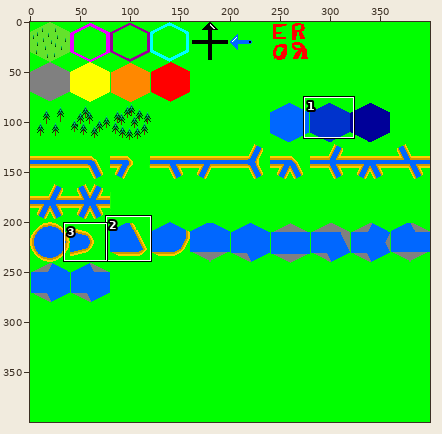
Sprite sheet: Media/HexSprites.png. The first picture is a wide view before the edit; the outline marks the close-up.
Close-up. Before:
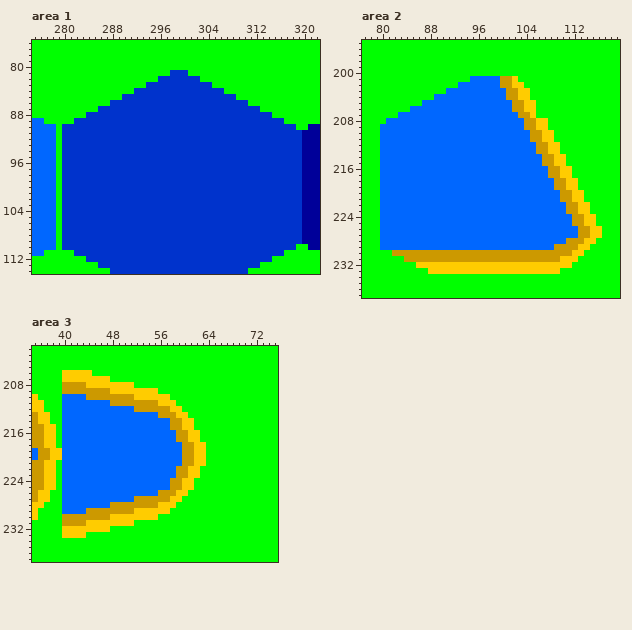
The file is 400x400 pixels. Colours within 5 levels of each other are drawn and written as one. Shown: area 1: x 275..322, y 76..114; area 2: x 77..119, y 195..237; area 3: x 35..75, y 202..237. The commit also changed other parts of the picture, which this record leaves out.
After:
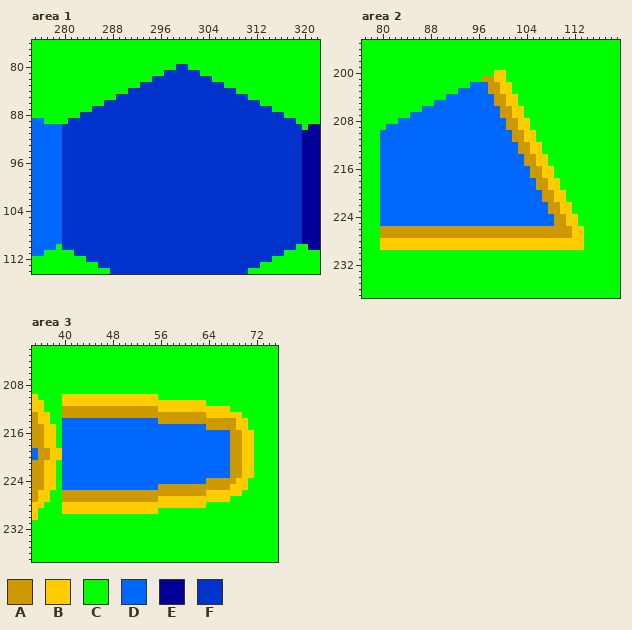
Palette (. is transparent): A #cc9900  B #ffcc00  C #00ff00  D #0067ff  E #000099  F #0033cc
From old to new:
Changed rows in their new state; - is an unchanged pixel.
Area 1:
first column x 279:
 80 --------------------FF-------------------
 81 ------------------F---FF-----------------
 82 ----------------F-------FF---------------
 83 --------------F-----------FF-------------
 84 ------------F---------------FF-----------
 85 ----------F-------------------FF---------
 86 --------F-----------------------FF-------
 87 ------F---------------------------FF-----
 88 ----F-------------------------------FF---
 89 --F-----------------------------------FF-
 90 D---------------------------------------F
 91 D----------------------------------------
 92 D----------------------------------------
 93 D----------------------------------------
 94 D----------------------------------------
 95 D----------------------------------------
 96 D----------------------------------------
 97 D----------------------------------------
 98 D----------------------------------------
 99 D----------------------------------------
100 D----------------------------------------
101 D----------------------------------------
102 D----------------------------------------
103 D----------------------------------------
104 D----------------------------------------
105 D----------------------------------------
106 D----------------------------------------
107 D----------------------------------------
108 D----------------------------------------
109 D----------------------------------------
Area 2:
first column x 80:
200 -------------------BB----------------
201 ---------------CCAABBCC--------------
202 -------------CC---AABBCC-------------
203 -----------CC-----AABBCCC------------
204 ---------CC--------AABBCC------------
205 -------CC----------AABBCCC-----------
206 -----CC-------------AABBCC-----------
207 ---CC---------------AABBCC-----------
208 -CC------------------AABBCCC---------
209 C--------------------AABBCCC---------
210 ----------------------AABBCCC--------
211 ----------------------AABBCCC--------
212 -----------------------AABBCCC-------
213 -----------------------AABBCCC-------
214 ------------------------AABBCCC------
215 ------------------------AABBCCC------
216 -------------------------AABBCCC-----
217 -------------------------AABBCCC-----
218 --------------------------AABBCCC----
219 --------------------------AABBCCC----
220 ---------------------------AABBCCC---
221 ---------------------------AABBCCC---
222 ----------------------------AABBCCC--
223 ----------------------------AABBCCC--
224 -----------------------------AABBCCC-
225 -----------------------------AABBCCC-
226 AAAAAAAAAAAAAAAAAAAAAAAAAAAAAAAABBCCC
227 AAAAAAAAAAAAAAAAAAAAAAAAAAAAAAAABBCCC
228 BBBBBBBBBBBBBBBBBBBBBBBBBBBBBBBBBBCC-
229 BBBBBBBBBBBBBBBBBBBBBBBBBBBBBBBBB-C--
230 --CCCCCCCCCCCCCCCCCCCCCCCCCCCCCCCC---
231 ----CCCCCCCCCCCCCCCCCCCCCCCCCCCCC----
232 ------CCCCCCCCCCCCCCCCCCCCCCCCCC-----
233 --------CCCCCCCCCCCCCCCCCCCCCC-------
Area 3:
first column x 40:
206 CCCCC---------------------------
207 CCCCCCCC------------------------
208 CCCCCCCCCCCC--------------------
209 CCCCCCCCCCCCCCCC----------------
210 BBBBBBBBBBBB----CC--------------
211 BBBBBBBBBBBBBBBB---BBBBB--------
212 AAAAAAAAAAAA----BB--BBBBBBBB----
213 AAAAAAAAAAAAAAAA---AAAAABBBBBB--
214 ----------------AA--AAAAAAAAABB-
215 ------------------DDDDDDAAAAABB-
216 -------------------DDDDDDDDDAABB
217 -------------------DDDDDDDDDAABB
218 --------------------DDDDDDDDAABB
219 --------------------DDDDDDDDAABB
220 --------------------DDDDDDDDAABB
221 --------------------DDDDDDDDAABB
222 -------------------DDDDDDDDDAABB
223 -------------------DDDDDDDDDAABB
224 ------------------DDDDDDAAAAABB-
225 ----------------AA--AAAAAAAABBB-
226 AAAAAAAAAAAAAAAA---AAAAABBBBBB--
227 AAAAAAAAAAAA----BB--BBBBBBBB----
228 BBBBBBBBBBBBBBBB---BBBBB--------
229 BBBBBBBBBBBB----CC--------------
230 CCCCCCCCCCCCCCCC----------------
231 CCCCCCCCCCCC--------------------
232 CCCCCCCC------------------------
233 CCCC----------------------------
Pixel boxes of the changes (left, top, right, bottom) in both close-ups:
changed: (56, 64, 302, 244)
changed: (380, 70, 602, 274)
changed: (62, 370, 254, 538)
